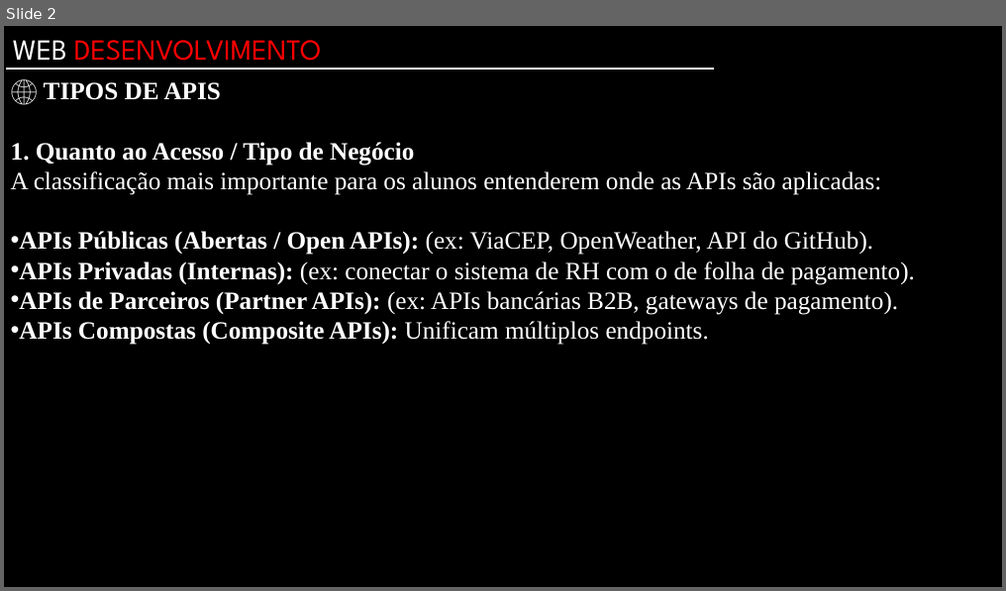
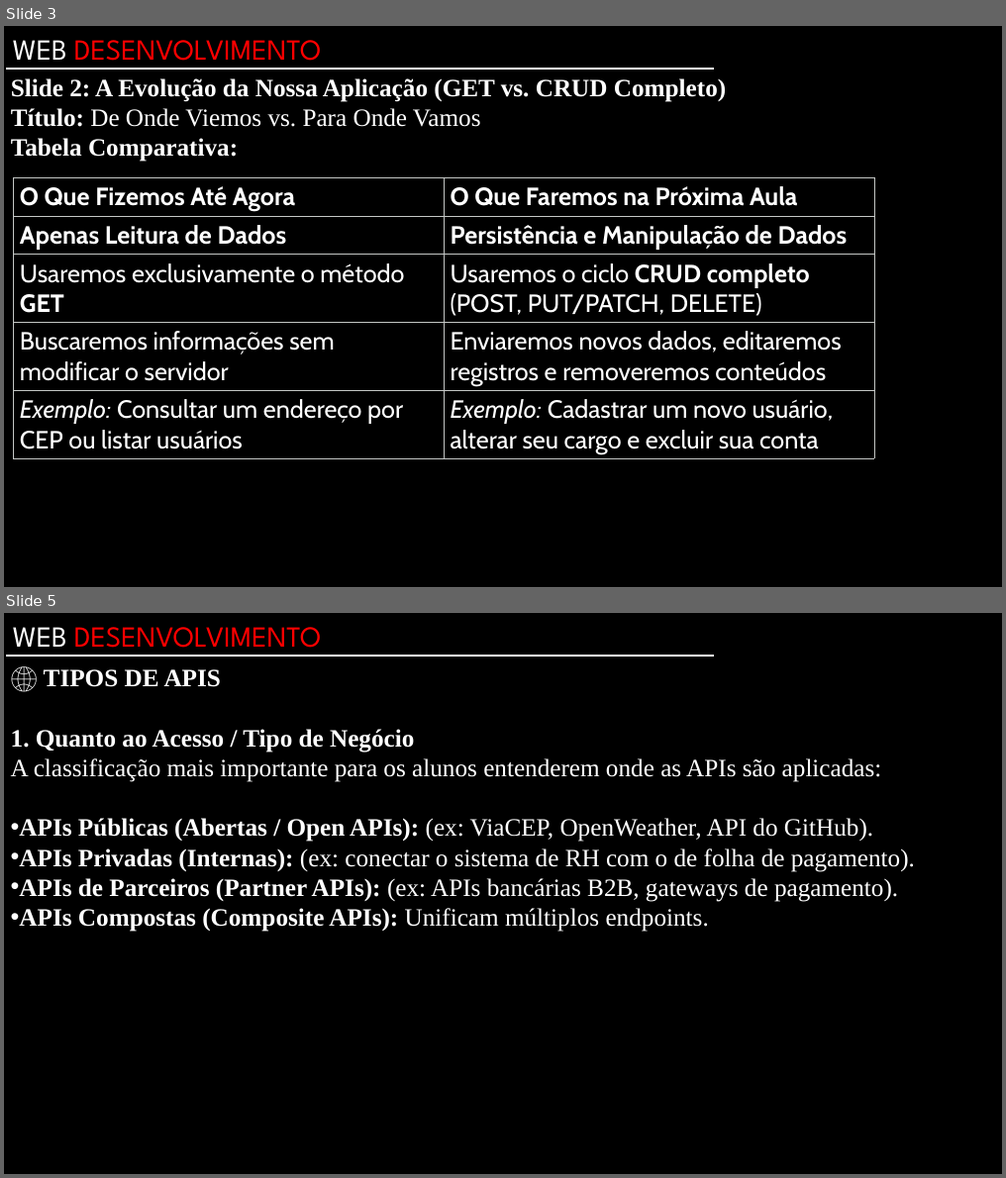
Before and after one commit to antoniocruzfiap-spec/1ESSRA, a slide deck: 10092026/Apresentação principal.pptx. Shown one above the other, each under a label of ours: slide 2 before the commit, slides 3 and 5 after it; the slides between them are not shown. The pictures are 1006x591 and 1006x1178 pixels, drawn with LibreOffice and Linux fonts; fonts in the diff are those of the drawing; background and template pictures are left out. Boxes give left, top, right and bottom in pixels: in the first picture for what was removed or moved away, otherwise in the second. Text is boxed around its words. In the diff, an @@ line names an element or a change of style, - is before the commit and + after.

Commit message:
feat: aula 10092026 - dashboard de usuarios com bootstrap e api

```diff
--- a/10092026/Apresentação principal.pptx
+++ b/10092026/Apresentação principal.pptx
@@ slide 3 added at [4,26,1002,587], background #000000; not listed: 2 template elements that a slide beside it also shows @@
@@ text added at [11,78,726,162], 24 pt, text #FFFFFF, bold @@
+Slide 2: A Evolução da Nossa Aplicação (GET vs. CRUD Completo)
+Título: De Onde Viemos vs. Para Onde Vamos
+Tabela Comparativa:
@@ table added at [14,178,874,460], 5 rows, 2 columns @@
+O Que Fizemos Até Agora | O Que Faremos na Próxima Aula
+Apenas Leitura de Dados | Persistência e Manipulação de Dados
+Usaremos exclusivamente o método GET | Usaremos o ciclo CRUD completo (POST, PUT/PATCH, DELETE)
+Buscaremos informações sem modificar o servidor | Enviaremos novos dados, editaremos registros e removeremos conteúdos
+Exemplo: Consultar um endereço por CEP ou listar usuários | Exemplo: Cadastrar um novo usuário, alterar seu cargo e excluir sua conta
@@ what was slide 2 is now slide 5 @@
```
Also in this commit, not shown: 2 other slides added, 1 other file.
